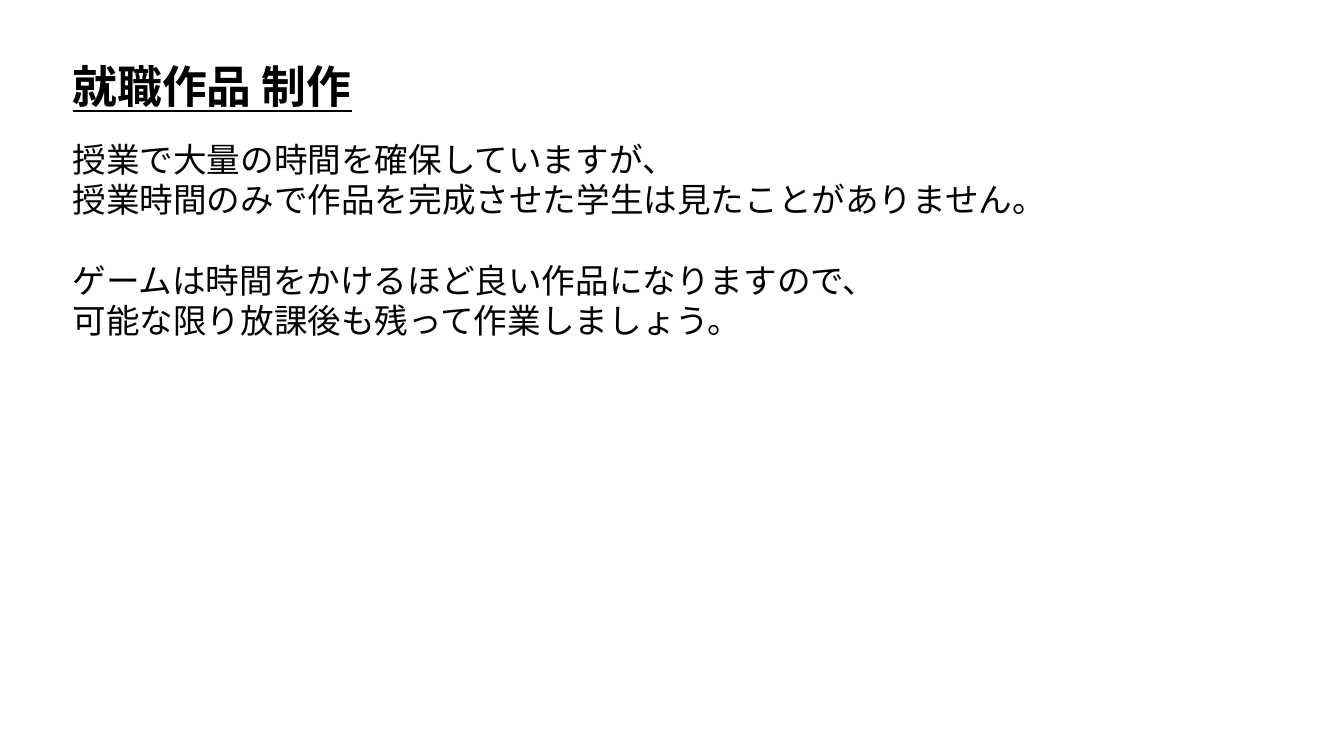
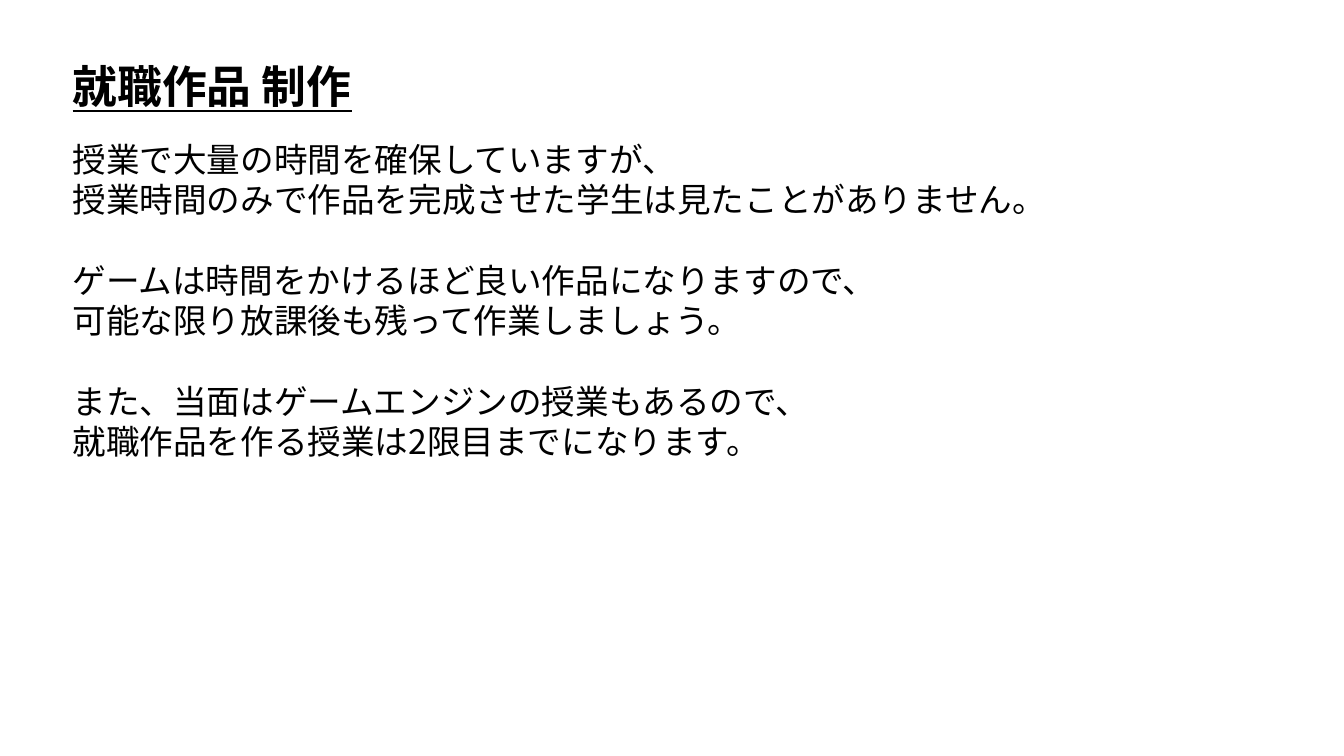
Before and after one commit to ArakiYusuke-Ohara/Textbook, a slide deck: slide 5 of ゲーム科2年/00_前期/ゲーム開発Ⅱ/02_就職作品.pptx. Drawn at 1344x756 pixels with LibreOffice and Linux fonts; fonts in the diff are those of the drawing. Boxes give left, top, right and bottom in pixels: in the first picture for what was removed or moved away, otherwise in the second. Text is boxed around its words. In the diff, an @@ line names an element or a change of style, - is before the commit and + after.

```diff
--- a/ゲーム科2年/00_前期/ゲーム開発Ⅱ/02_就職作品.pptx
+++ b/ゲーム科2年/00_前期/ゲーム開発Ⅱ/02_就職作品.pptx
@@ text at [72,385,809,457]: paragraphs added @@
+また、当面はゲームエンジンの授業もあるので、
+就職作品を作る授業は2限目までになります。
```
Also in this commit, not shown: 2 other slides changed, 1 other file.
